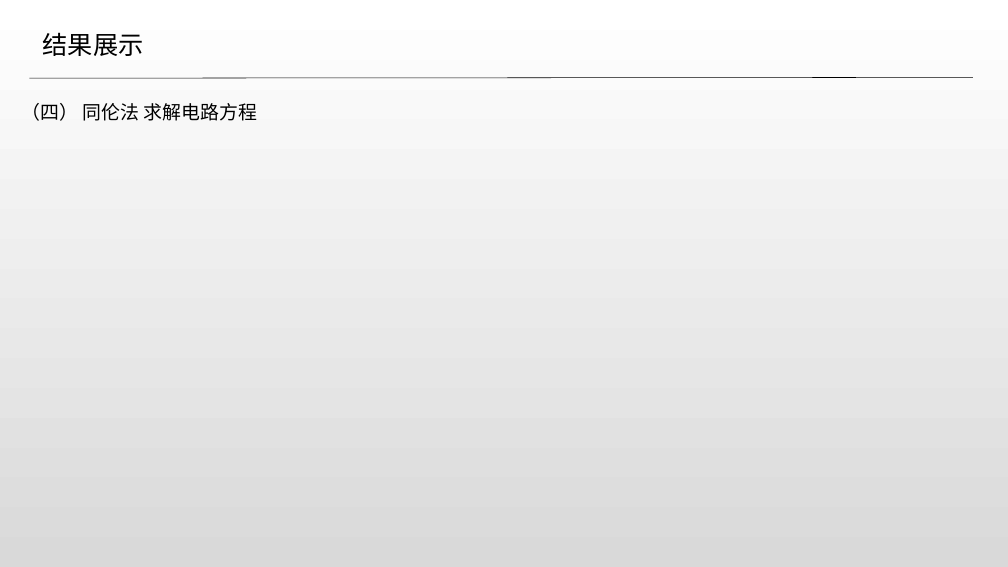
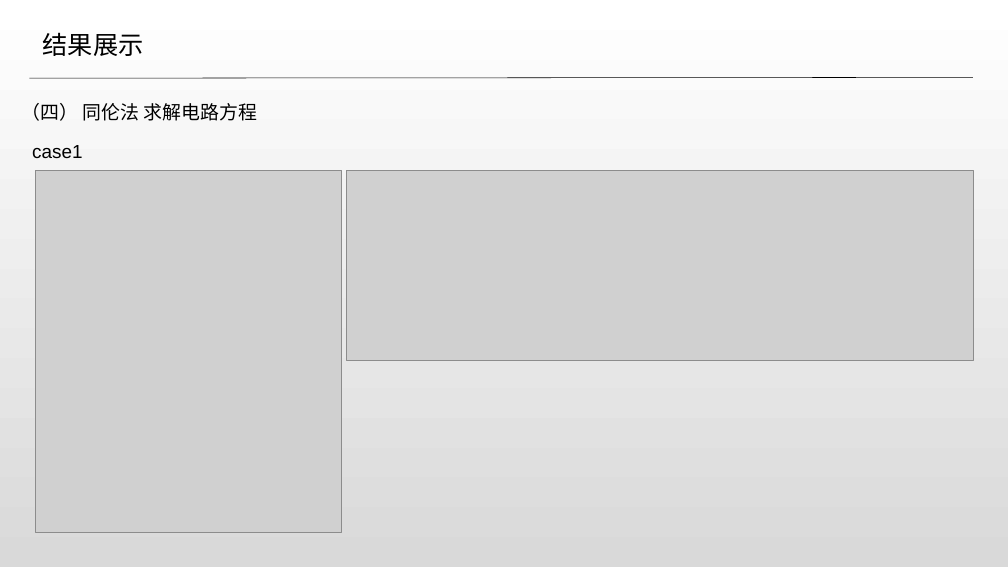
Before and after one commit to fyh126777/parser, a slide deck: slide 32 of 假期作业总结.pptx (slide 34 before the commit). Drawn at 1008x567 pixels with LibreOffice and Linux fonts; fonts in the diff are those of the drawing; grey boxes stand for pictures. Boxes give left, top, right and bottom in pixels: in the first picture for what was removed or moved away, otherwise in the second. Text is boxed around its words. In the diff, an @@ line names an element or a change of style, - is before the commit and + after.

```diff
--- a/假期作业总结.pptx
+++ b/假期作业总结.pptx
@@ text added at bbox=[32, 145, 82, 158], 18 pt, text #000000 @@
+case1
@@ picture added at bbox=[36, 170, 342, 533] @@
@@ picture added at bbox=[346, 170, 973, 361] @@
```
Also in this commit, not shown: 5 other slides changed, 1 slide added, 3 slides removed.
